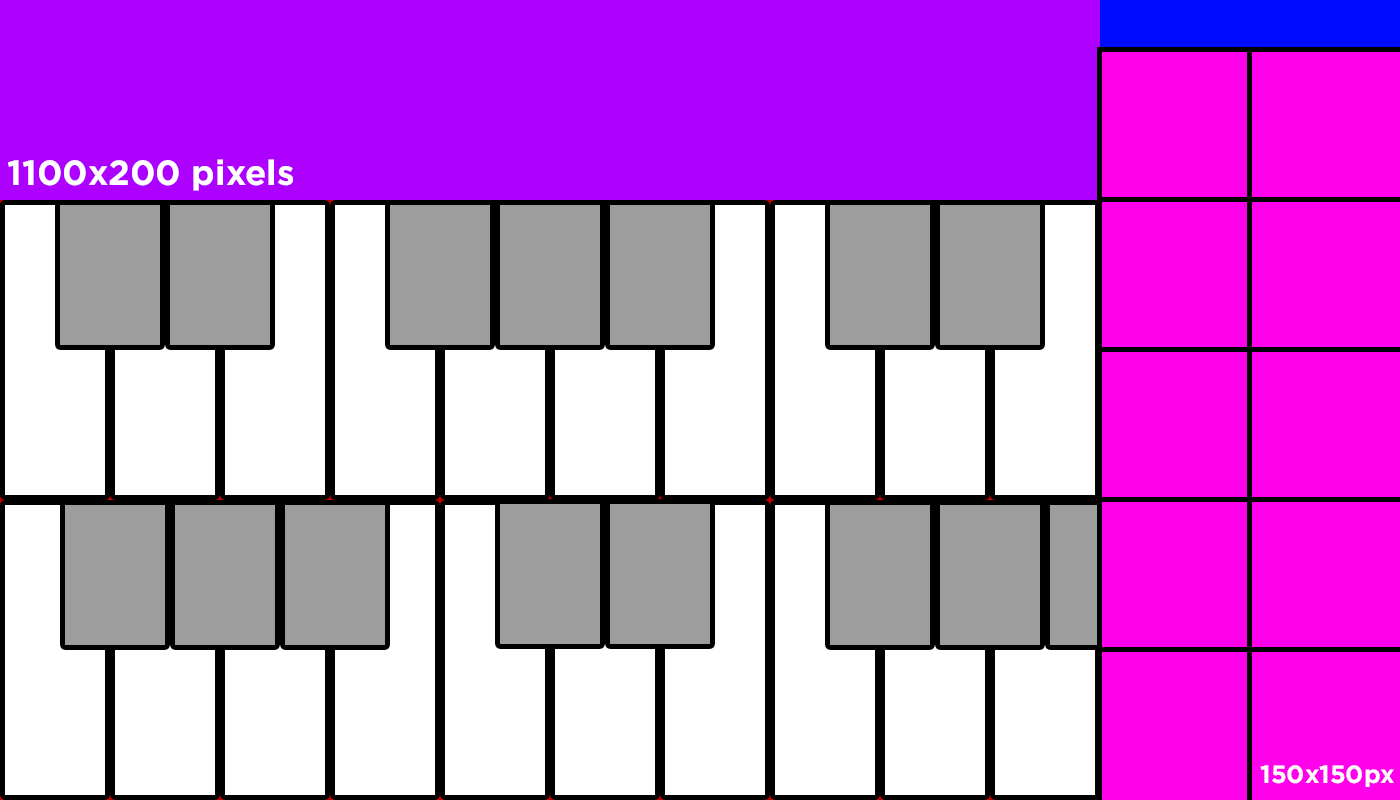
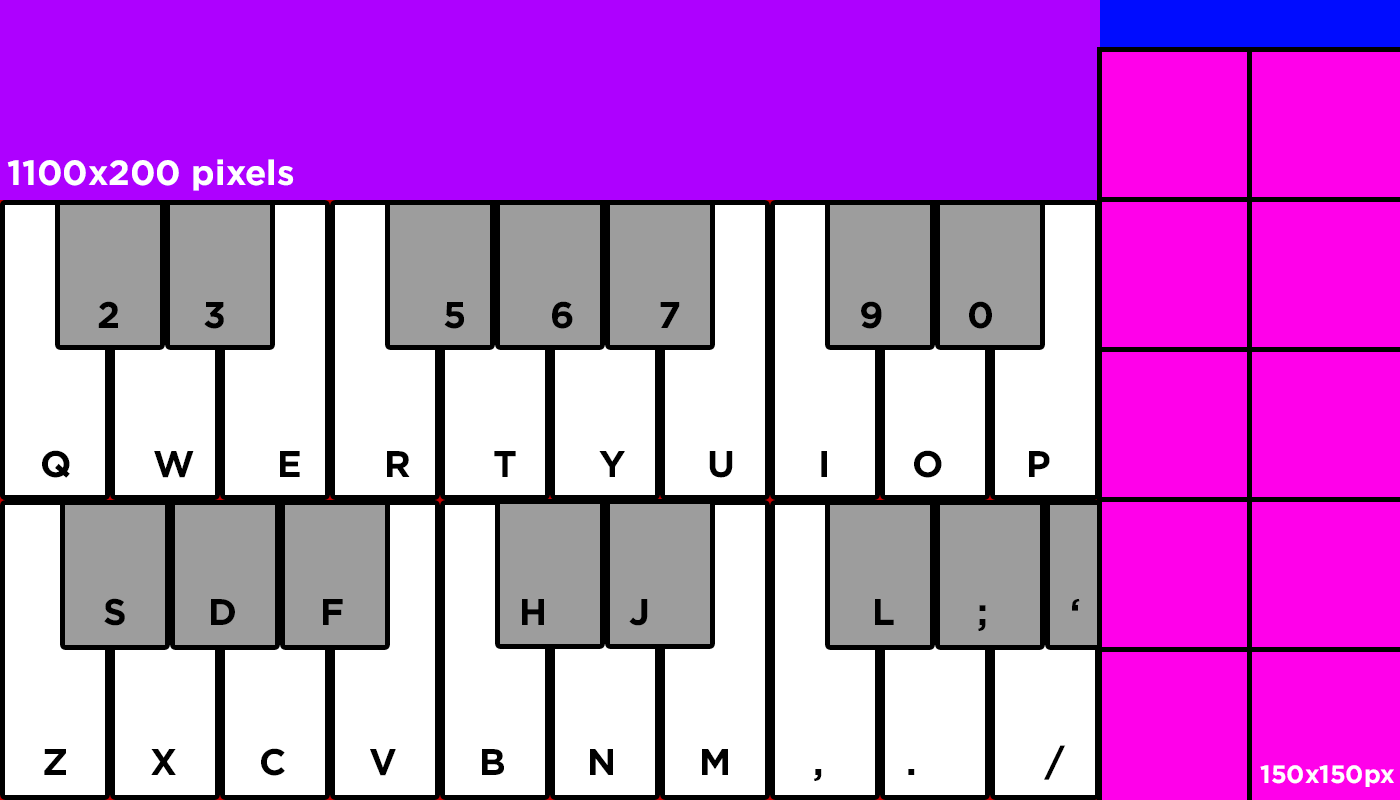
The second 1400 x 800 image is a revision of the first. Changes to its layers:
added group "Labels" with 4 layers in group "Keyboard" over bbox(42, 301, 1080, 781)
added layer "2 3 5 6 7 9 0" in group "Labels" over bbox(98, 301, 992, 329)
added layer "S D F H J L ; ‘" in group "Labels" over bbox(104, 598, 1080, 631)
added layer "Z X C V B N M , . /" in group "Labels" over bbox(44, 745, 1066, 781)
added layer "Q W E R T Y U I O P" in group "Labels" over bbox(42, 450, 1050, 478)
